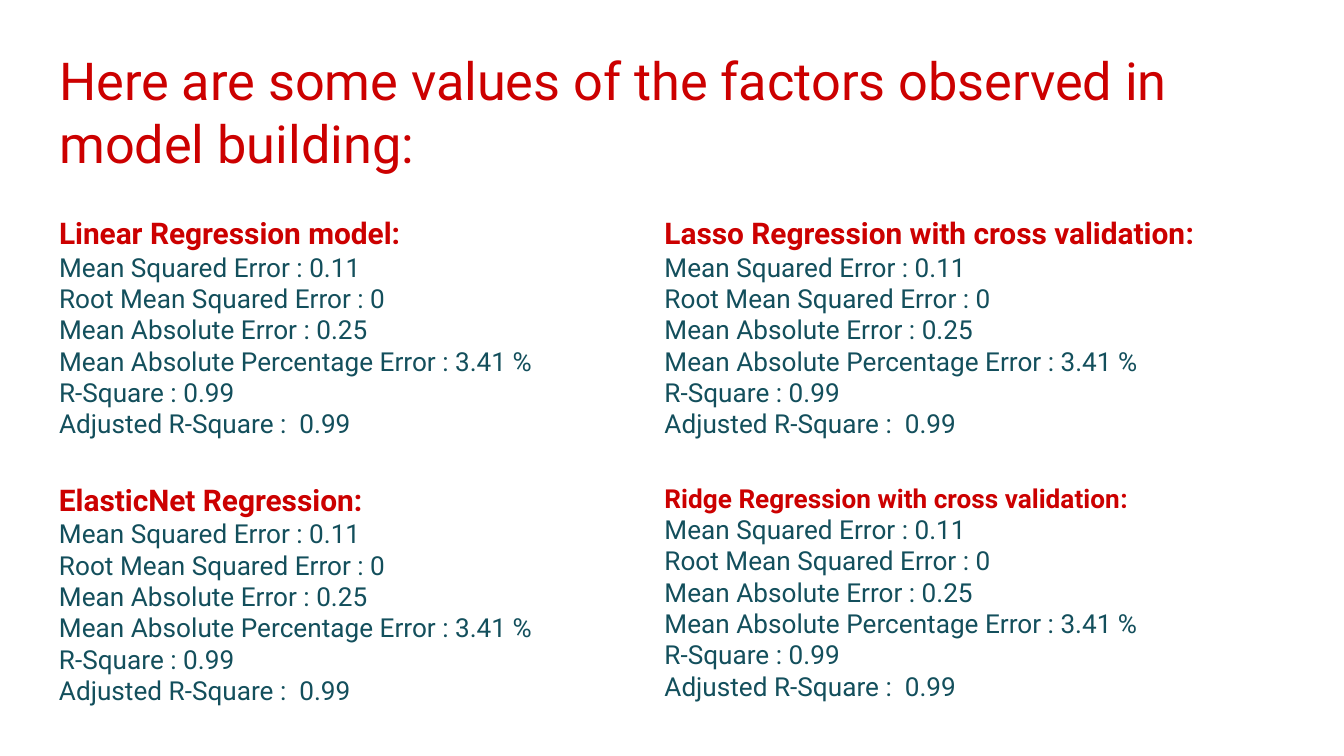
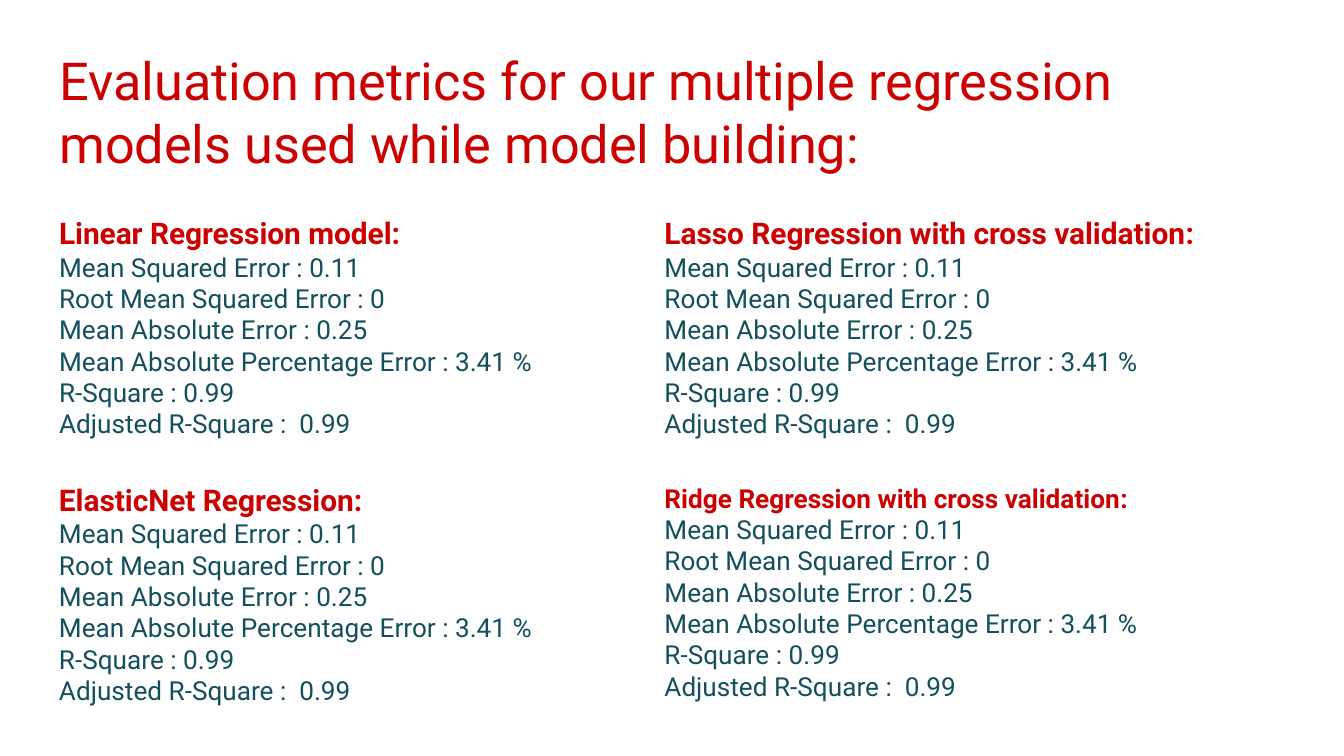
Before and after one commit to hrithikwel8/Rossmann_Sales_Prediction, a slide deck: slide 28 of Rossmann_Sales_Prediction_ppt.pptx (slide 26 before the commit). Drawn at 1344x756 pixels with LibreOffice and Linux fonts; fonts in the diff are those of the drawing; background and template pictures are left out. Boxes give left, top, right and bottom in pixels: in the first picture for what was removed or moved away, otherwise in the second. Text is boxed around its words. In the diff, an @@ line names an element or a change of style, - is before the commit and + after.

```diff
--- a/Rossmann_Sales_Prediction_ppt.pptx
+++ b/Rossmann_Sales_Prediction_ppt.pptx
@@ title at (x1=59, y1=60, x2=1112, y2=174): text changed @@
-Here are some values of the factors observed in model building:
+Evaluation metrics for our multiple regression models used while model building:
```
Also in this commit, not shown: 2 other slides changed, 7 slides added, 3 slides removed.
